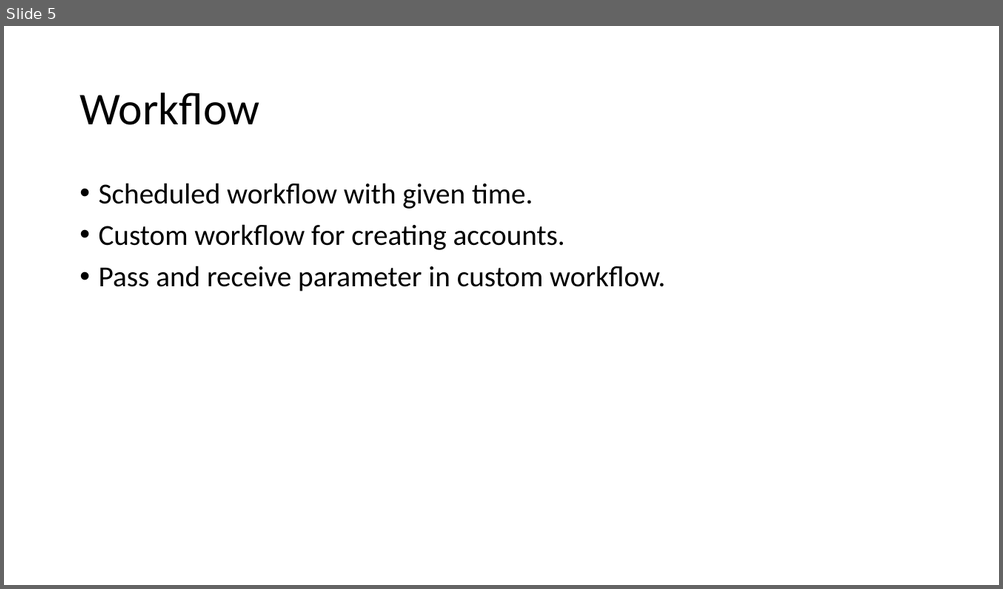
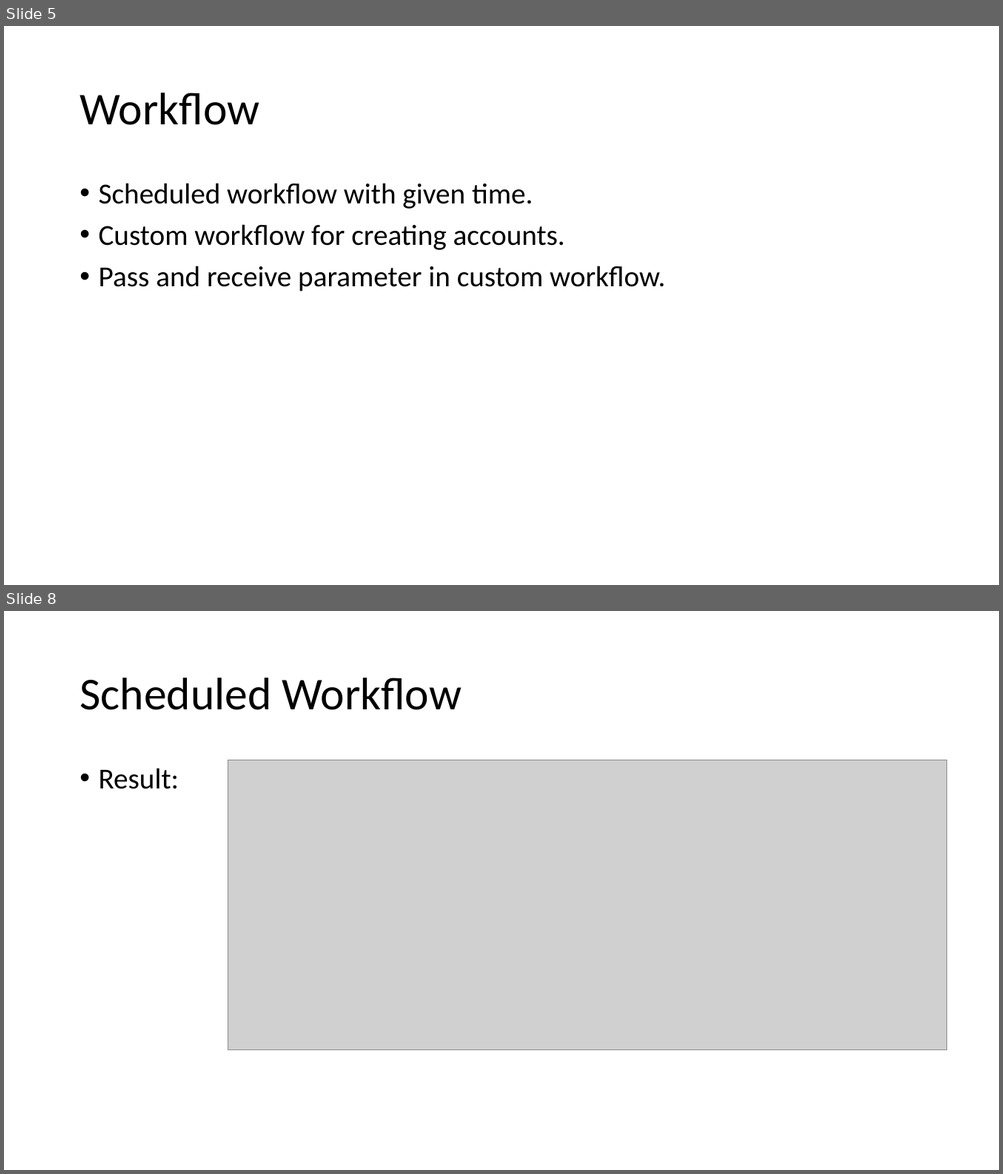
Before and after one commit to hevilhuy/Reports, a slide deck: Document/Report 3.pptx. Shown one above the other, each under a label of ours: slide 5 before the commit, slides 5 and 8 after it; the slides between them are not shown. The pictures are 1003x589 and 1003x1174 pixels, drawn with LibreOffice and Linux fonts; fonts in the diff are those of the drawing; grey boxes stand for pictures. Boxes give left, top, right and bottom in pixels: in the first picture for what was removed or moved away, otherwise in the second. Text is boxed around its words. In the diff, an @@ line names an element or a change of style, - is before the commit and + after.

```diff
--- a/Document/Report 3.pptx
+++ b/Document/Report 3.pptx
@@ slide 8 added at [4, 611, 999, 1170], background #FFFFFF @@
@@ title added at [79, 678, 461, 710], 44 pt, text #000000 @@
+Scheduled Workflow
@@ picture added at [227, 760, 946, 1051] @@
@@ text added at [99, 768, 179, 789], 28 pt, text #000000 @@
+• Result:
```
Also in this commit, not shown: 2 slides changed, 9 other slides added, 2 other files.
